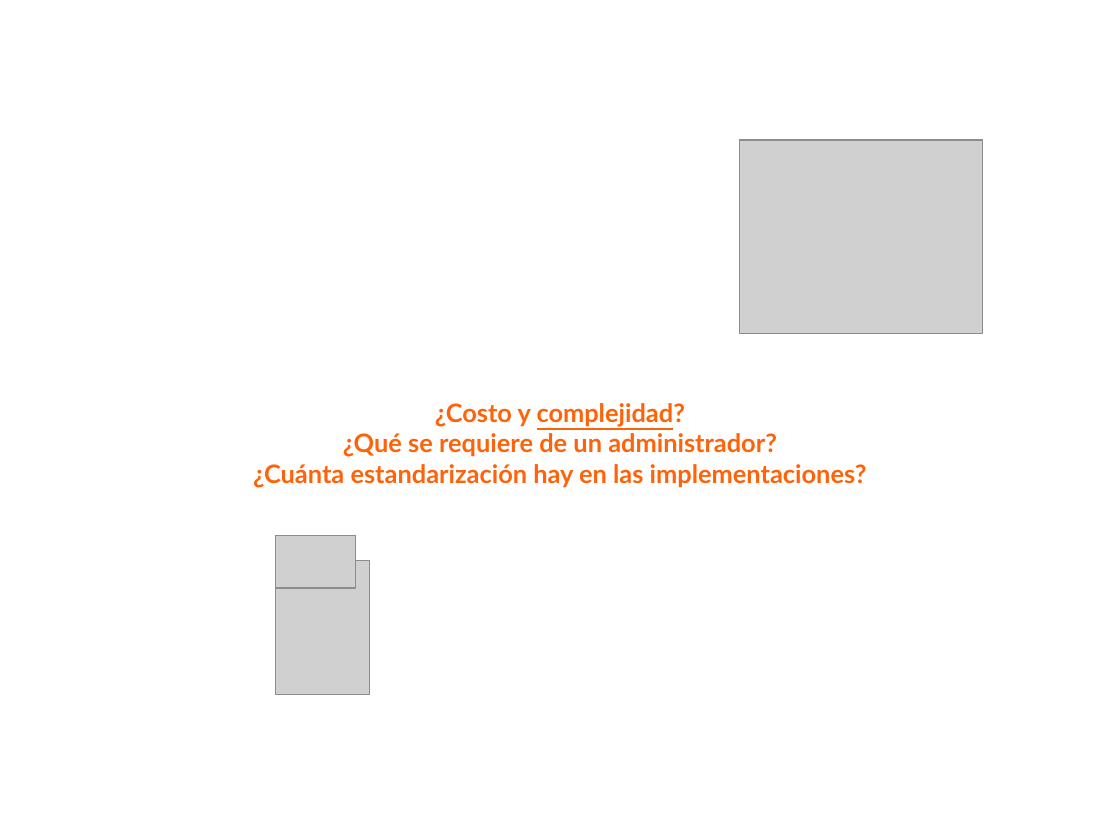
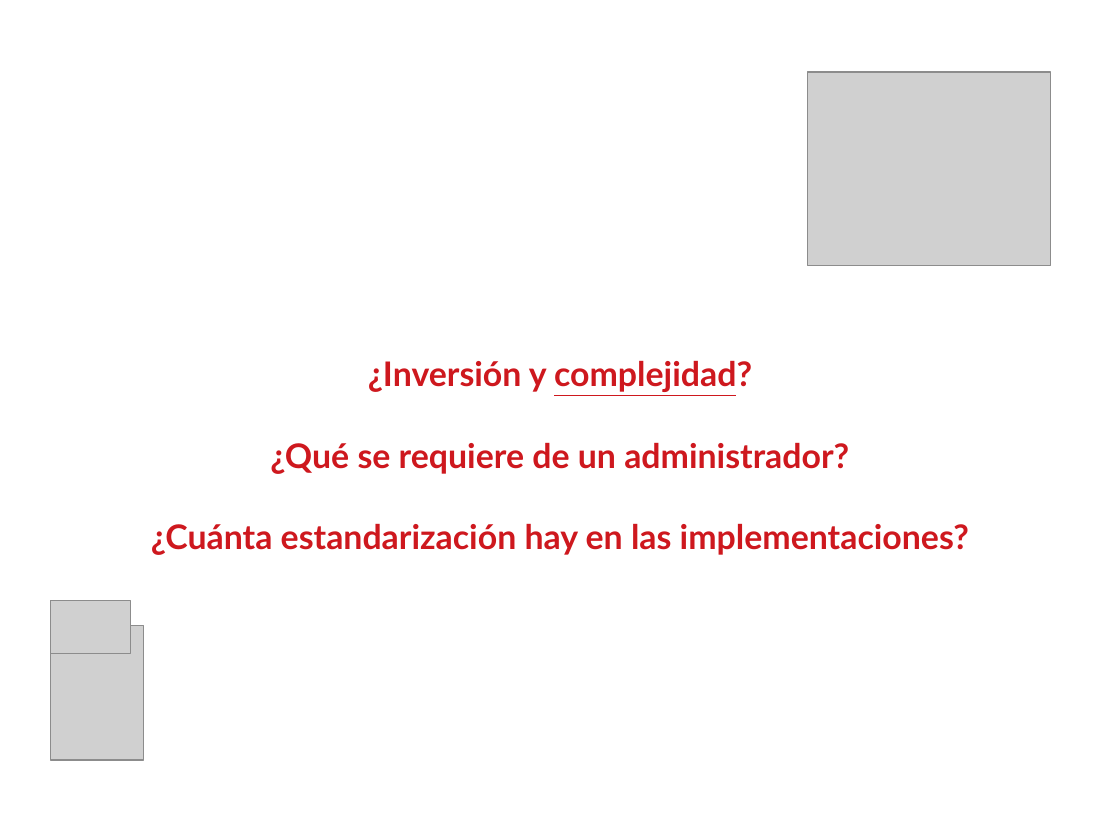
Before and after one commit to niniadcobre/asa, a slide deck: slide 14 of clases/cluster.odp (slide 15 before the commit). Drawn at 1120x840 pixels with LibreOffice and Linux fonts; fonts in the diff are those of the drawing; grey boxes stand for pictures. Boxes give left, top, right and bottom in pixels: in the first picture for what was removed or moved away, otherwise in the second. Text is boxed around its words. In the diff, an @@ line names an element or a change of style, - is before the commit and + after.

```diff
--- a/clases/cluster.odp
+++ b/clases/cluster.odp
@@ picture moved from (x1=740, y1=140, x2=983, y2=334) to (x1=808, y1=72, x2=1051, y2=266) @@
@@ text "¿Inversión y complejidad?" moved from (x1=253, y1=403, x2=867, y2=487) to (x1=151, y1=361, x2=969, y2=555) @@
@@ text at (x1=368, y1=361, x2=752, y2=392): text changed; size 18 to 24 pt; text colour #FF6309 to #CE181E @@
-¿Costo y complejidad?
+¿Inversión y complejidad?
@@ text at (x1=151, y1=443, x2=969, y2=555): size 18 to 24 pt, text colour #FF6309 to #CE181E in "¿Qué se requiere de un administrador?", "¿Cuánta estandarización hay en las implementaciones?" @@
@@ picture resized from (x1=276, y1=560, x2=370, y2=694) to (x1=51, y1=601, x2=131, y2=654) @@
@@ picture resized from (x1=276, y1=536, x2=357, y2=588) to (x1=51, y1=626, x2=144, y2=760) @@
```
Also in this commit, not shown: 9 other slides changed, 1 slide added, 2 slides removed, 4 other files.
